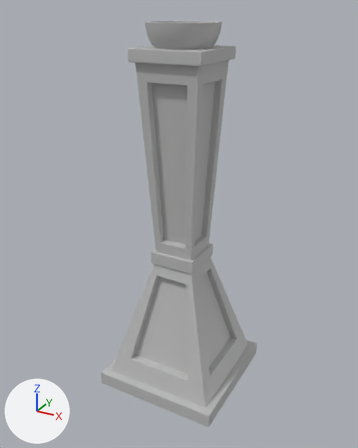
Before and after pictures for a commit that changed the FBX model NotTombRaider/Assets/Prefabs/Objects/Tall_Torch.fbx.
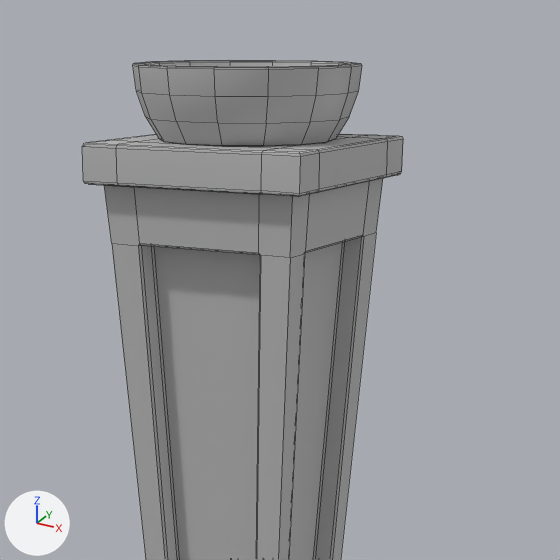
Each version appears first whole from a 50 mm lens placed at (0.0551, -0.1019, 0.0964), pointed at (-0.0006, -0.0008, 0.0458), and next in a close-up on the part from 28% to 81% of the width and 0% to 42% of the height. Lighting does not change. The marker at lower left points along +X, +Y and +Z. The close-ups show mesh edges as thin lines. Where no turn or scale is listed for an object, it has been applied to the vertices.

In view in the first close-up: 'Tall_Torch'.
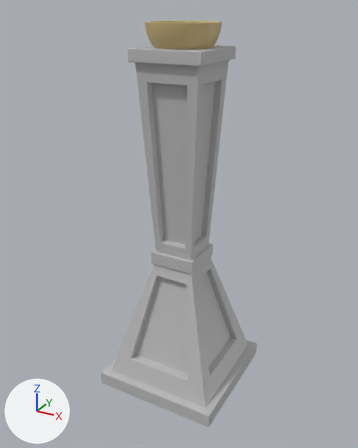
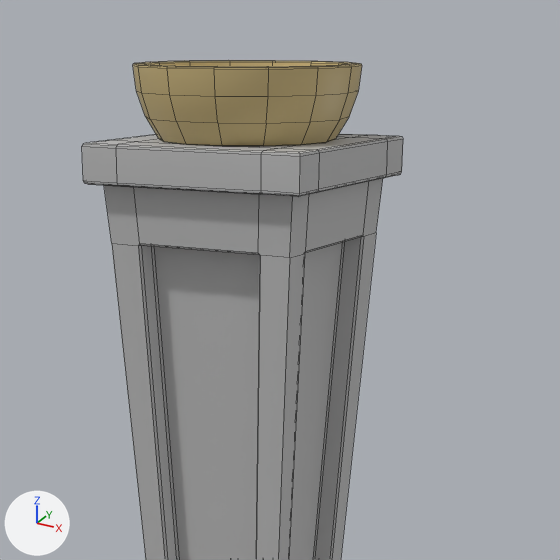
The newer file is also rescaled (x25.55) as a whole; pictures and numbers use the older file's frame.

Pixel boxes (x1, y1, x2, y2) of what changed, in the close-ups (560 x 560 px):
part 1 of me_mesh, recoloured (grey to yellow): (133, 60, 362, 146) in both

What changed in the scene script:
```text
Add mat_metal:
    mat_metal = principled_material('metal')
    mat_metal.base_color = (0.608, 0.474, 0.214)  # yellow #cdb77f
Change me_mesh:
    used by ob_tall_torch; location = (0.0, 0.0, 0.0)
    remove me_mesh.from_pydata(...)  # 704 vertices, 709 faces; spans x -0.0165..0.0166, y -0.0166..0.0166, z 0.0..0.0933
    add me_mesh.from_pydata(...)  # 708 vertices, 718 faces; spans x -0.0165..0.0166, y -0.0166..0.0166, z 0.0..0.0933
    me_mesh part 1: 224 faces spanning x -0.0084..0.0083, y -0.0081..0.0081, z 0.0881..0.0933 switch from mat_lambert1 (grey #bcbcbc) to mat_metal (yellow #cdb780)
```
